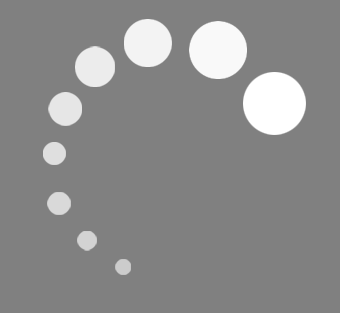
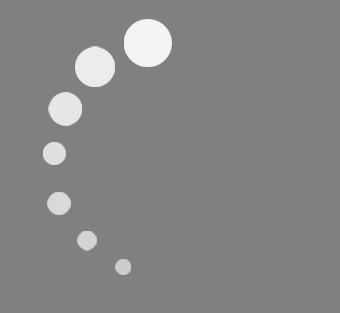
Revision of a layered 340px x 313px image; what changed, layer by layer:
removed layer "Layer 7" (was 95%) over [189, 21, 247, 79]
removed layer "Layer 2" over [243, 72, 306, 135]
